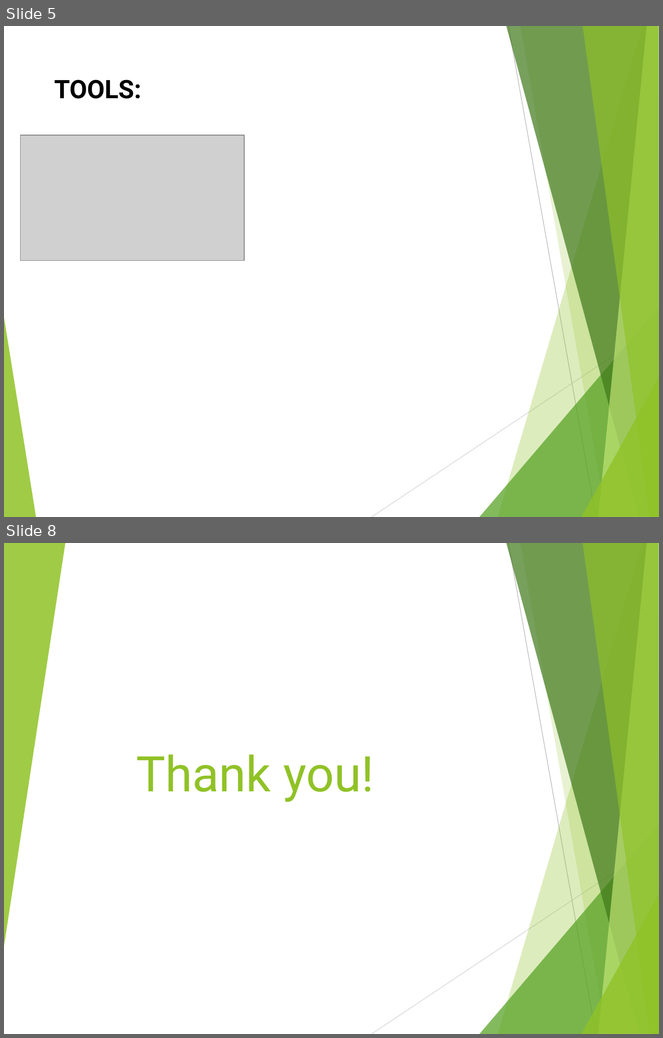
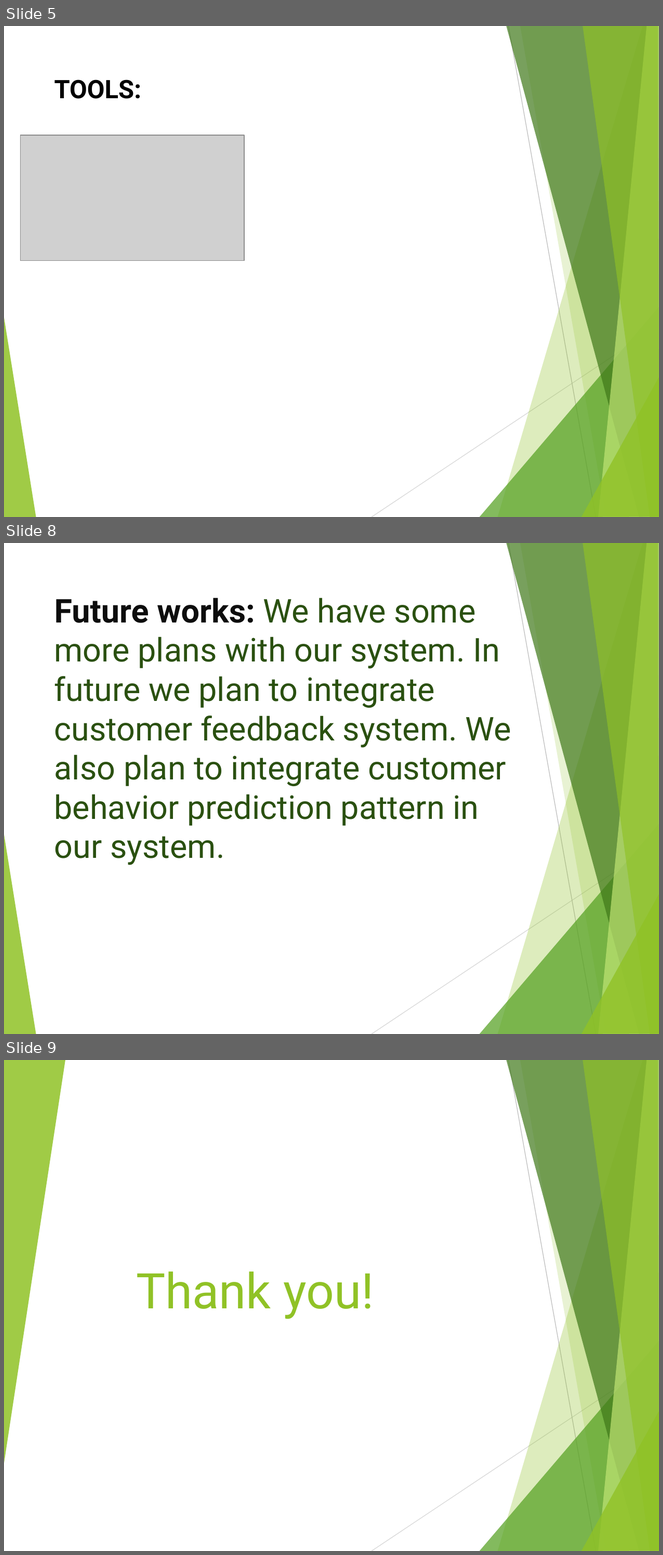
Before and after one commit to nsuspring2019cse299sec4/Group-3, a slide deck: project idea slides.pptx. Shown one above the other, each under a label of ours: slides 5 and 8 before the commit, slides 5, 8 and 9 after it; the slides between them are not shown. The pictures are 663x1038 and 663x1555 pixels, drawn with LibreOffice and Linux fonts; fonts in the diff are those of the drawing; grey boxes stand for pictures. Boxes give left, top, right and bottom in pixels: in the first picture for what was removed or moved away, otherwise in the second. Text is boxed around its words. In the diff, an @@ line names an element or a change of style, - is before the commit and + after.

```diff
--- a/project idea slides.pptx
+++ b/project idea slides.pptx
@@ slide 8 added at box(4, 543, 659, 1034), background #FFFFFF; not listed: 10 template elements that a slide beside it also shows @@
@@ title added at box(54, 598, 512, 865), 36 pt, text #2A5010 @@
+Future works: We have some more plans with our system. In future we plan to integrate customer feedback system. We also plan to integrate customer behavior prediction pattern in our system.
@@ what was slide 8 is now slide 9 @@
```
Also in this commit, not shown: 2 slides changed.
